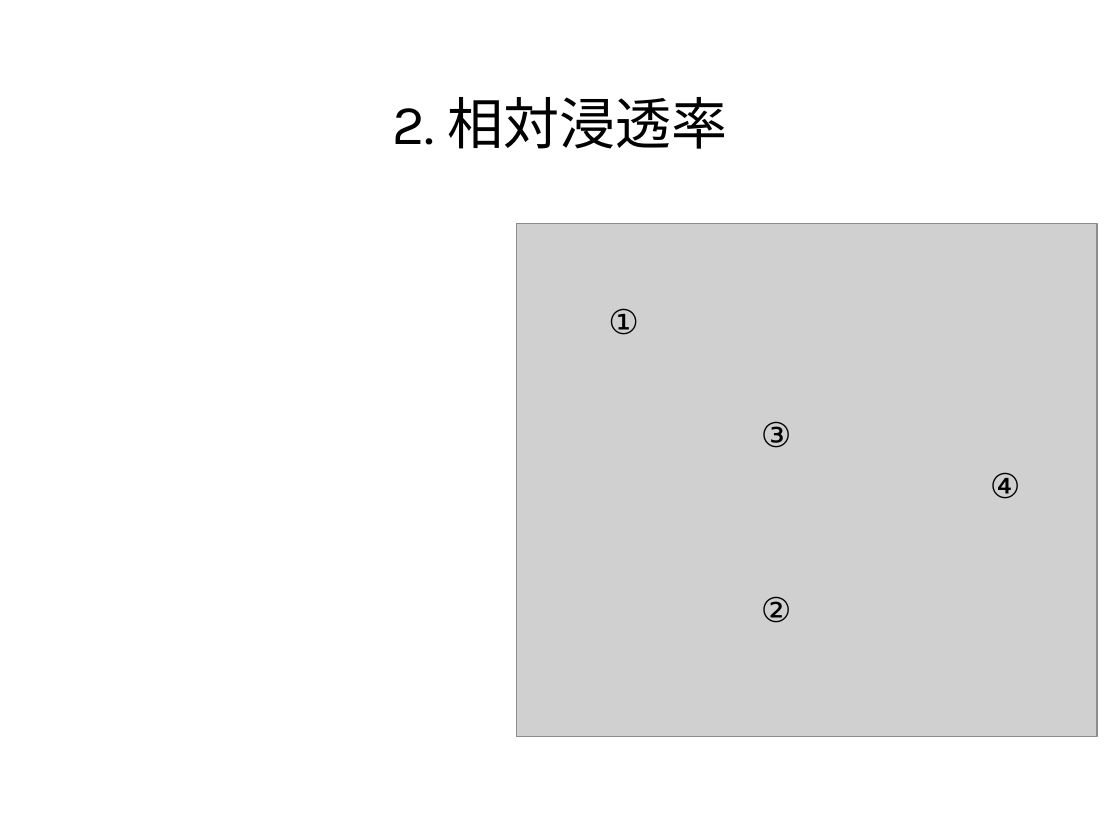
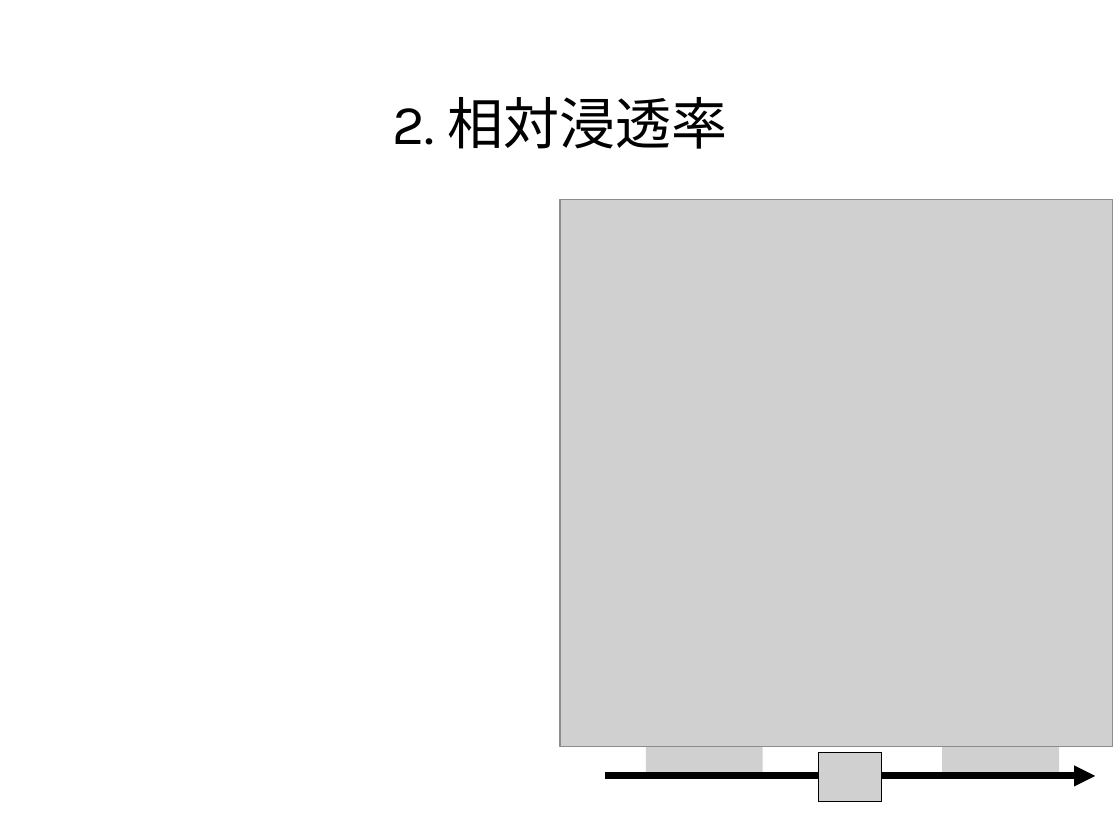
Before and after one commit to te288/intro_to_NA2022, a slide deck: slide 8 of Intro2ResSim/RelPermAppUsingMATLAB.pptx. Drawn at 1120x840 pixels with LibreOffice and Linux fonts; fonts in the diff are those of the drawing; grey boxes stand for pictures. Boxes give left, top, right and bottom in pixels: in the first picture for what was removed or moved away, otherwise in the second. Text is boxed around its words. In the diff, an @@ line names an element or a change of style, - is before the commit and + after.

```diff
--- a/Intro2ResSim/RelPermAppUsingMATLAB.pptx
+++ b/Intro2ResSim/RelPermAppUsingMATLAB.pptx
@@ picture: place and size @@
-picture at <box>516,224,1096,737</box>
+picture at <box>560,199,1112,746</box>
@@ group removed at <box>608,308,1021,623</box>: 4 texts @@
-①
-②
-③
-④
@@ picture added at <box>646,726,763,775</box> @@
@@ picture added at <box>942,724,1058,773</box> @@
@@ arrow added from (605, 776) to (1095, 776), #000000 4.5 pt @@
@@ picture added at <box>819,753,883,802</box> @@
```
Also in this commit, not shown: 1 other slide changed, 4 other files.
